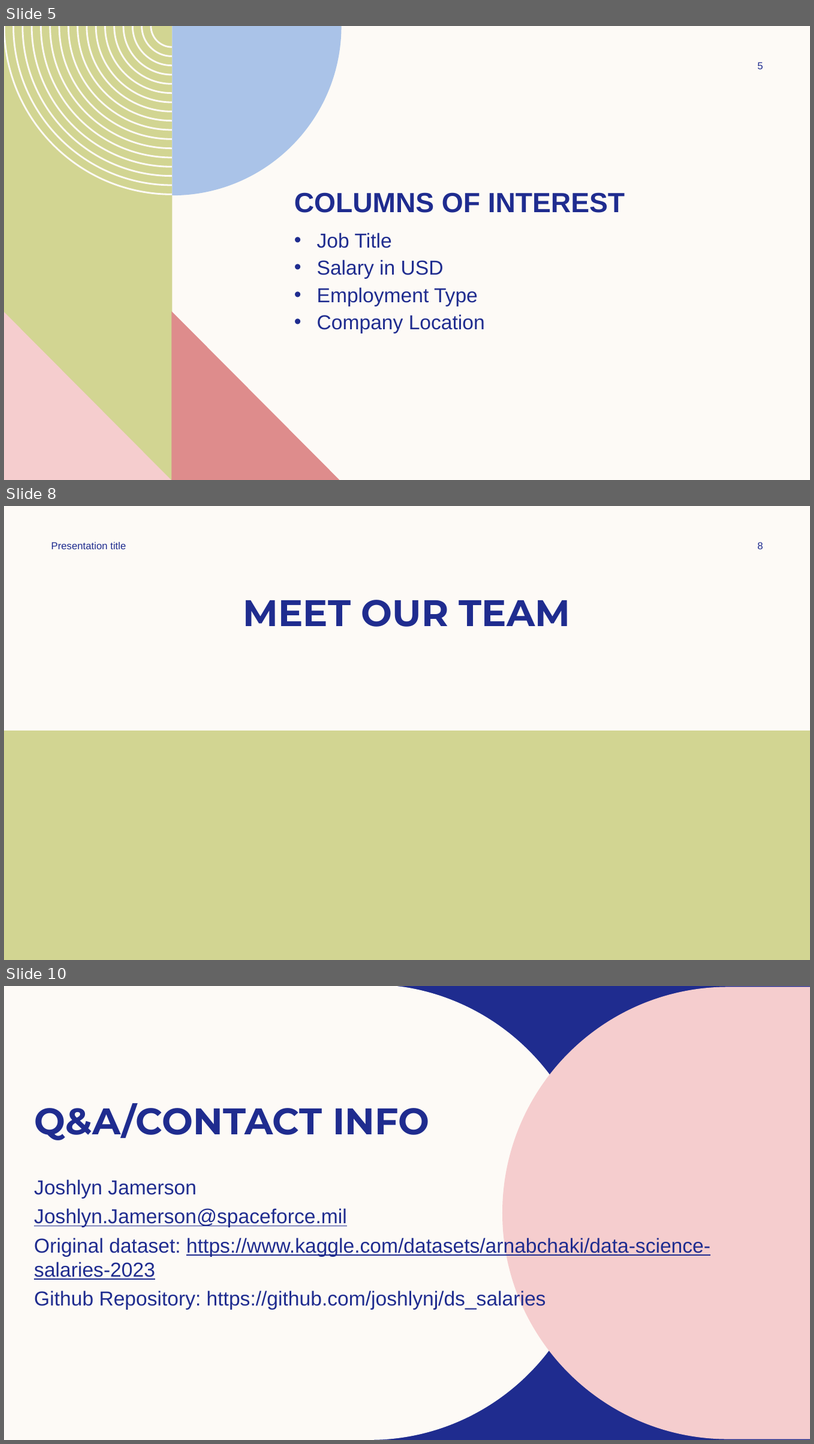
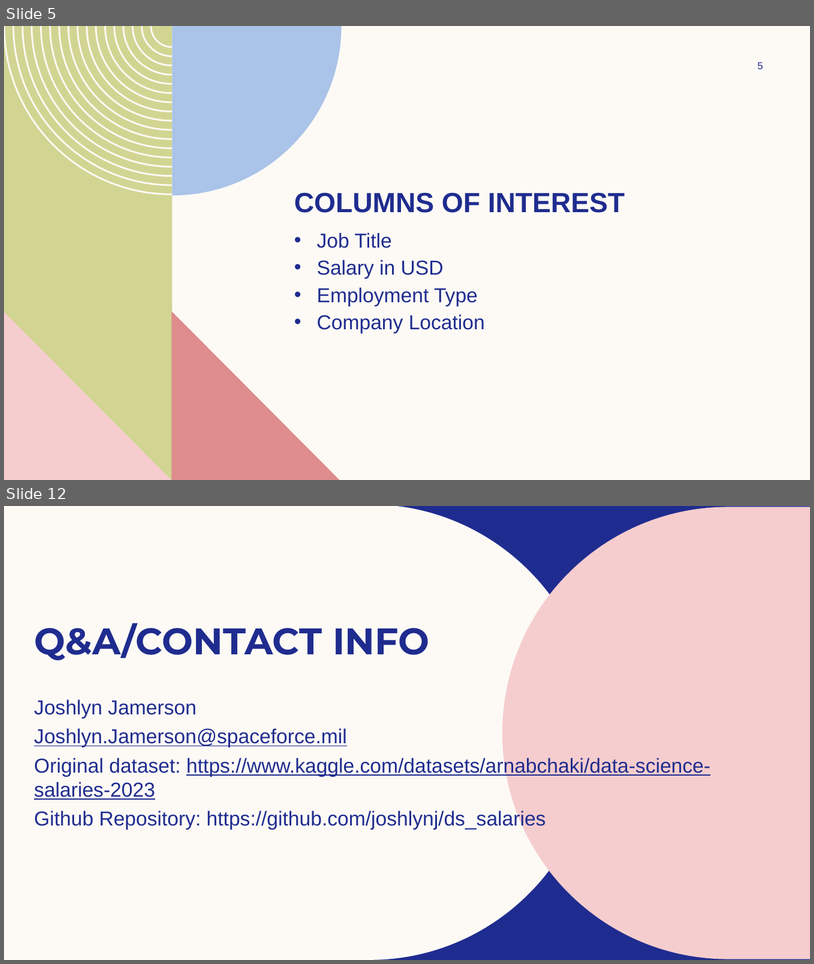
Before and after one commit to joshlynj/ds_salaries, a slide deck: powerpoint/Data Science Salaries from 2022-2023 pt2.pptx. Shown one above the other, each under a label of ours: slides 5, 8 and 10 before the commit, slides 5 and 12 after it; the slides between them are not shown. The pictures are 814x1444 and 814x964 pixels, drawn with LibreOffice and Linux fonts; fonts in the diff are those of the drawing; background and template pictures are left out. Boxes give left, top, right and bottom in pixels: in the first picture for what was removed or moved away, otherwise in the second. Text is boxed around its words. In the diff, an @@ line names an element or a change of style, - is before the commit and + after.

```diff
--- a/powerpoint/Data Science Salaries from 2022-2023 pt2.pptx
+++ b/powerpoint/Data Science Salaries from 2022-2023 pt2.pptx
@@ slide 8 removed at [4,506,810,960], background #FDFAF6 @@
@@ text removed at [51,542,126,549] @@
-Presentation title
@@ page number removed at [758,542,763,549] @@
-8
@@ title removed at [243,600,570,627] @@
-MEET OUR TEAM
@@ rectangle removed at [4,730,810,960] @@
@@ what was slide 10 is now slide 12 @@
```
Also in this commit, not shown: 3 slides changed, 5 slides added, 2 other slides removed, 1 other file.
